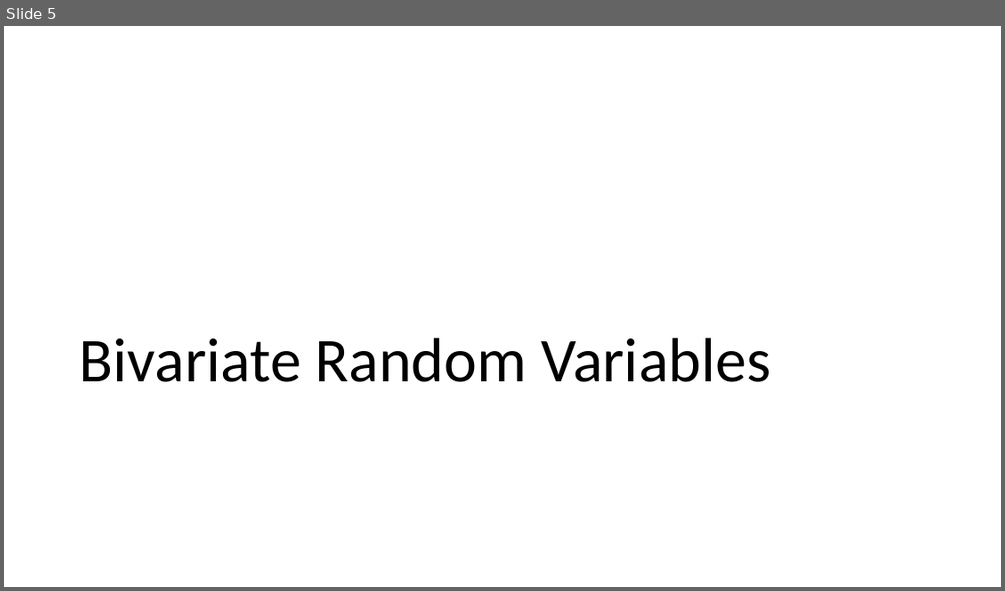
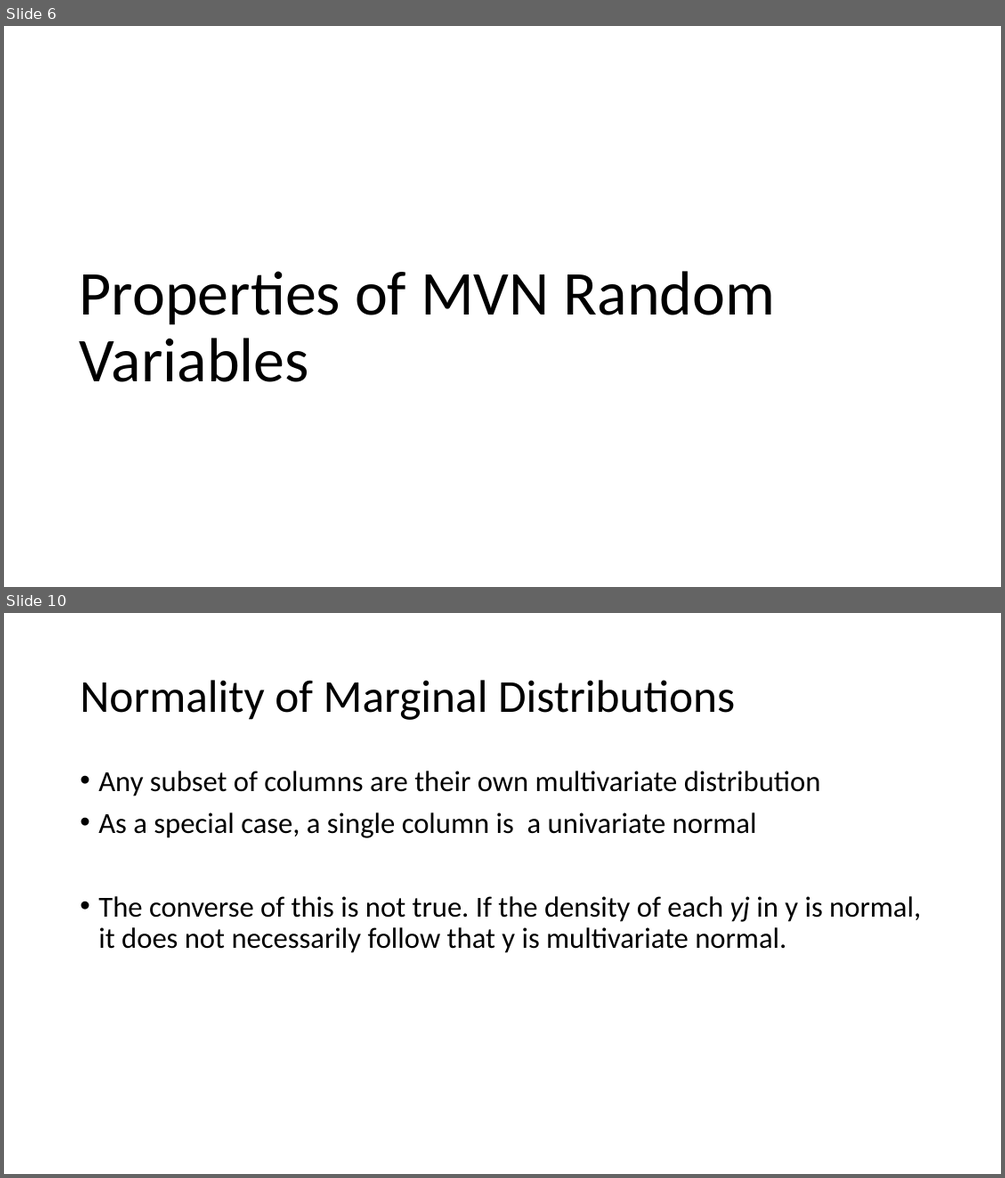
Before and after one commit to hunter-stats/stat717-class-materials, a slide deck: Class 03 Multivariate Normal Distribution.pptx. Shown one above the other, each under a label of ours: slide 5 before the commit, slides 6 and 10 after it; the slides between them are not shown. The pictures are 1005x591 and 1005x1178 pixels, drawn with LibreOffice and Linux fonts; fonts in the diff are those of the drawing. Boxes give left, top, right and bottom in pixels: in the first picture for what was removed or moved away, otherwise in the second. Text is boxed around its words. In the diff, an @@ line names an element or a change of style, - is before the commit and + after.

```diff
--- a/Class 03 Multivariate Normal Distribution.pptx
+++ b/Class 03 Multivariate Normal Distribution.pptx
@@ slide 10 added at (4,613,1001,1174), background #FFFFFF @@
@@ title added at (80,680,735,720), 44 pt, text #000000 @@
+Normality of Marginal Distributions
@@ text added at (98,771,921,953), 28 pt, text #000000 @@
+• Any subset of columns are their own multivariate distribution
+• As a special case, a single column is a univariate normal
+• The converse of this is not true. If the density of each yj in y is normal, it does not necessarily follow that y is multivariate normal.
@@ what was slide 5 is now slide 6 @@
@@ slide 6 changed as well @@
@@ title at (80,271,776,382): text changed @@
-Bivariate Random Variables
+Properties of MVN Random Variables
```
Also in this commit, not shown: 3 other slides changed, 22 other slides added, 25 slides removed, 3 other files.
